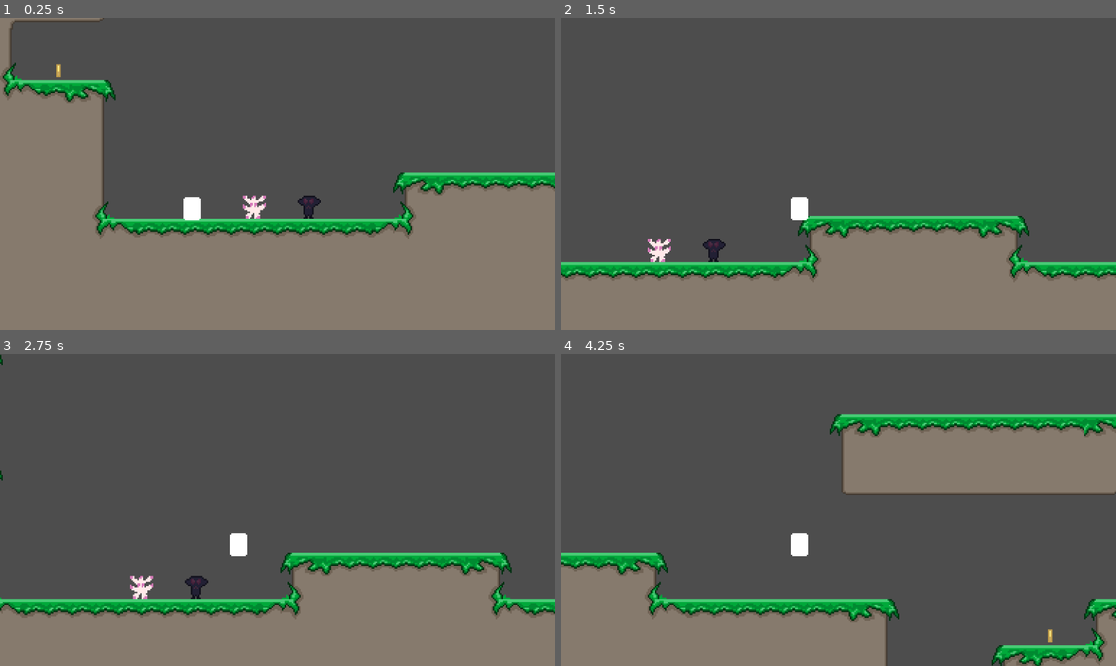
Above: before the commit, frames 1-4 (two rows, left to right).
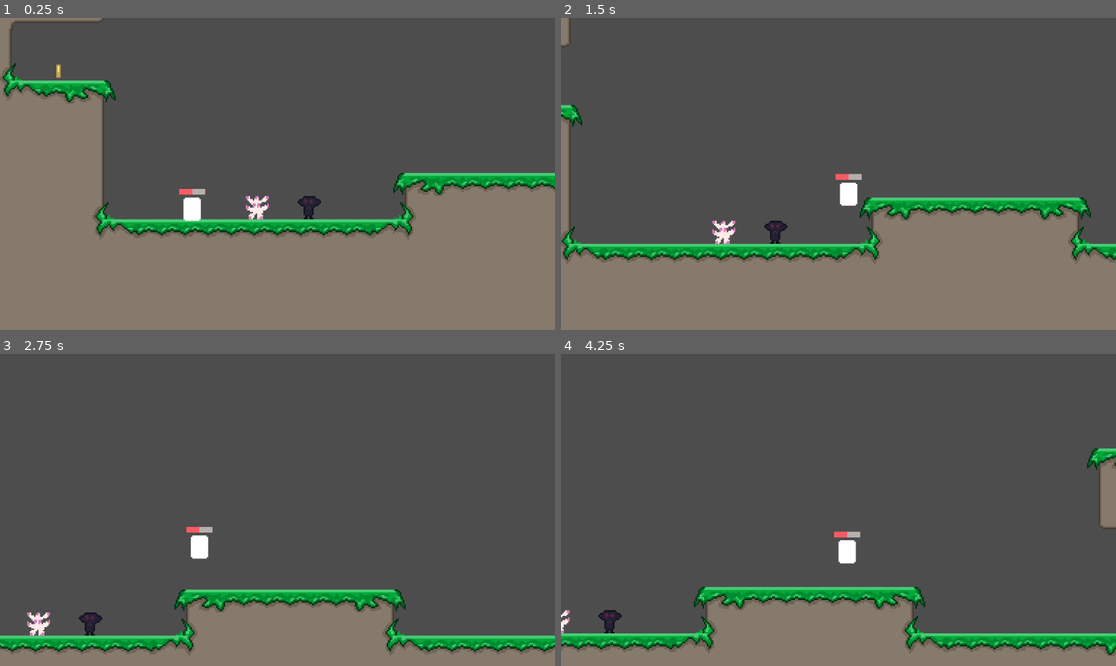
Above: after the commit, the same moments.

Repository: 7riciu/shiba-arcade-platformer-game
Game: Godot game, scene res://scenes/game.tscn
Same seed, same stepped clock (60 frames per second), same inputs: the game is played once before the commit and once after it.
Inputs:
- Up to frame 1 (0.25 s): no input
- Up to frame 2 (1.5 s): tap Enter (ui_accept) at 0.5, 0.6 s; hold Right (ui_right) from 0.53 s (still down); tap Space (Jump, bound only after the commit) at 0.77, 0.8, 1.07, 1.35 s
- Up to frame 3 (2.75 s): tap Space (Jump, bound only after the commit) at 1.52, 1.82, 2.3 s; tap Enter (ui_accept) at 1.55, 2.1 s; release Right (ui_right) at 2.03 s; hold Left (ui_left) from 2.03 s (still down)
- Up to frame 4 (4.25 s): release Left (ui_left) at 2.78 s; hold Right (ui_right) from 2.78 s (still down); tap Enter (ui_accept) at 2.85 s; tap Space (Jump, bound only after the commit) at 3.02, 3.32, 3.6, 3.77, 4.07 s

The runs differ from the first frame. In frame 1, 1.7% of the frame differs, in the area x 0-100%, y 0-70%; in frame 2, 15%; in frame 3, 18%; in frame 4, 28%, in the area x 0-100%, y 19-100%.

Commit message:
The player moves smoothly now

Diff:
--- a/project.godot
+++ b/project.godot
@@ -25,18 +25,18 @@
 
 [input]
 
-jump={
+Jump={
 "deadzone": 0.2,
 "events": [Object(InputEventKey,"resource_local_to_scene":false,"resource_name":"","device":-1,"window_id":0,"alt_press …(191 unchanged characters)…
 ]
 }
-move_left={
+Left={
 "deadzone": 0.2,
 "events": [Object(InputEventKey,"resource_local_to_scene":false,"resource_name":"","device":-1,"window_id":0,"alt_press …(195 unchanged characters)…
 , Object(InputEventKey,"resource_local_to_scene":false,"resource_name":"","device":-1,"window_id":0,"alt_pressed":false …(182 unchanged characters)…
 ]
 }
-move_right={
+Right={
 "deadzone": 0.2,
 "events": [Object(InputEventKey,"resource_local_to_scene":false,"resource_name":"","device":-1,"window_id":0,"alt_press …(195 unchanged characters)…
 , Object(InputEventKey,"resource_local_to_scene":false,"resource_name":"","device":-1,"window_id":0,"alt_pressed":false …(183 unchanged characters)…
--- a/scenes/game.tscn
+++ b/scenes/game.tscn
@@ -64,6 +64,12 @@
 physics_layer_0/collision_layer = 1
 sources/2 = SubResource("TileSetAtlasSource_iywne")
 
+[sub_resource type="StyleBoxFlat" id="StyleBoxFlat_p57ef"]
+bg_color = Color(0.7150968, 0.687488, 0.6741575, 1)
+
+[sub_resource type="StyleBoxFlat" id="StyleBoxFlat_u5sy4"]
+bg_color = Color(0.9785425, 0.3579289, 0.38957715, 1)
+
 [sub_resource type="WorldBoundaryShape2D" id="WorldBoundaryShape2D_lbhrr"]
 
 [node name="game" type="Node2D"]
@@ -84,6 +90,19 @@
 limit_top = -238
 limit_right = 1040
 limit_bottom = 128
+position_smoothing_enabled = true
+position_smoothing_speed = 4.0
+
+[node name="ProgressBar" type="ProgressBar" parent="Player"]
+offset_left = -9.0
+offset_top = -22.0
+offset_right = 9.0
+offset_bottom = -18.0
+theme_override_styles/background = SubResource("StyleBoxFlat_p57ef")
+theme_override_styles/fill = SubResource("StyleBoxFlat_u5sy4")
+max_value = 10.0
+value = 5.0
+show_percentage = false
 
 [node name="Coins" type="Node" parent="."]
 
@@ -107,4 +126,6 @@
 [node name="Blooms" type="Node2D" parent="."]
 
 [node name="bloom" parent="Blooms" instance=ExtResource("6_u5sy4")]
-position = Vector2(16, 24)
+position = Vector2(18, 24)
+
+[connection signal="body_entered" from="killzone" to="Player" method="_on_killzone_body_entered"]
--- a/scripts/player.gd
+++ b/scripts/player.gd
@@ -1,23 +1,41 @@
 extends CharacterBody2D
 
-const SPEED = 200.0
-const JUMP_VELOCITY = -300.0
+@export var speed : int = 150
+@export_range(0, 1) var deceleration = 0.1
+@export_range(0, 1) var acceleration = 0.1
 
-func _physics_process(delta):
-	# Add the gravity.
+@export var jump_force : int = -300
+@export_range(0, 1) var decelerate_jump = 0.5
+
+@export var gravity : int = 800
+
+@onready var player_sprite: AnimatedSprite2D = $AnimatedSprite2D
+
+func _physics_process(delta: float) -> void:
+
+	# Move left-right
+	var direction = Input.get_axis("Left", "Right")
+
+	if direction:
+		velocity.x = move_toward(velocity.x, direction * speed, speed * acceleration)
+	else:
+		velocity.x = move_toward(velocity.x, 0, speed * deceleration)
+
+	# Flip around
+	if direction == 1:
+		player_sprite.flip_h = false
+	elif direction == -1:
+		player_sprite.flip_h = true
+
+	# Gravity
 	if not is_on_floor():
-		velocity += get_gravity() * delta
+		velocity.y += gravity * delta
 
-	# Handle jump.
-	if Input.is_action_just_pressed("ui_accept") and is_on_floor():
-		velocity.y = JUMP_VELOCITY
+	# Jump
+	if Input.is_action_just_pressed("Jump") and is_on_floor():
+		velocity.y = jump_force
 
-	# Get the input direction and handle the movement/deceleration.
-	# As good practice, you should replace UI actions with custom gameplay actions.
-	var direction := Input.get_axis("ui_left", "ui_right")
-	if direction:
-		velocity.x = direction * SPEED
-	else:
-		velocity.x = move_toward(velocity.x, 0, SPEED)
+	if Input.is_action_just_released("Jump") and velocity.y < 0:
+		velocity.y = jump_force * decelerate_jump
 
 	move_and_slide()
Not shown: 1 places in scenes/game.tscn that only renumber resources
